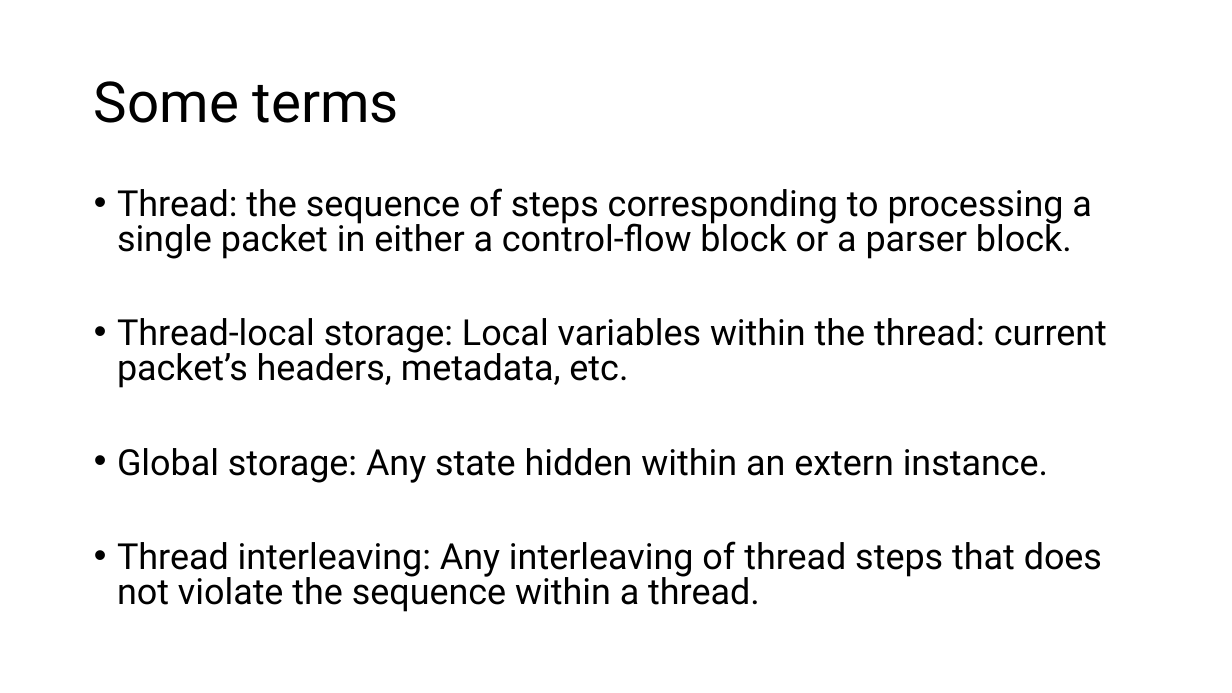
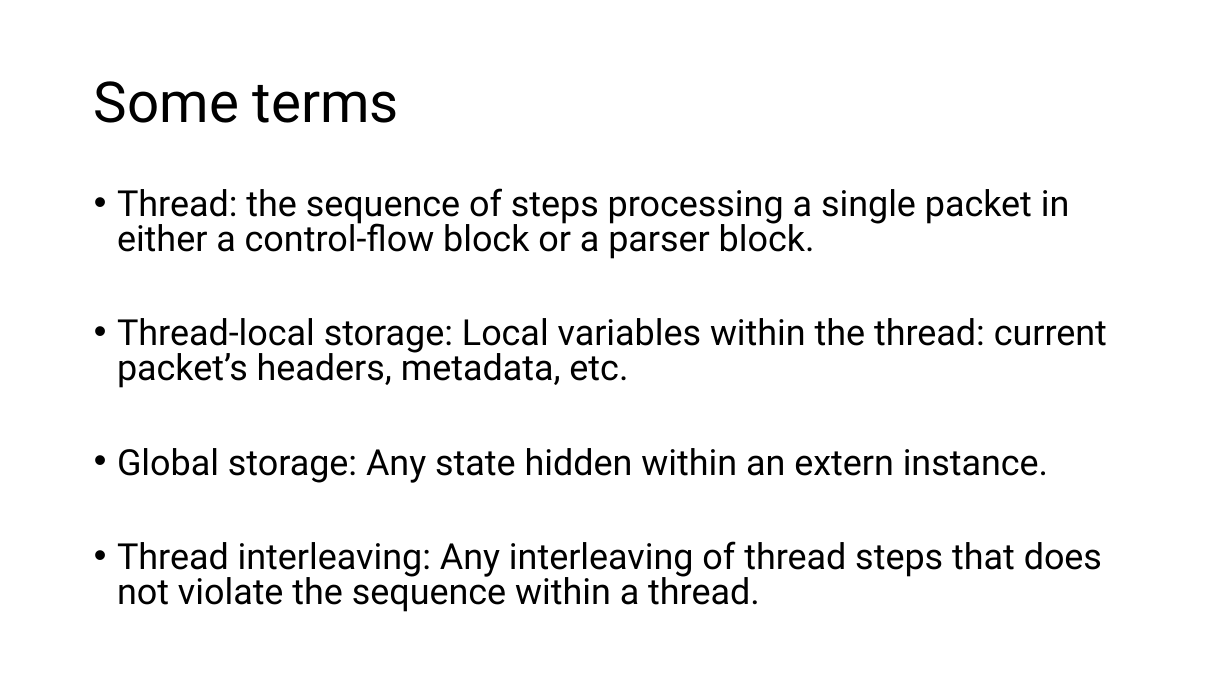
Before and after one commit to anirudhSK/p4-concurrency, a slide deck: slide 3 of p4_concurrency.pptx. Drawn at 1232x693 pixels with LibreOffice and Linux fonts; fonts in the diff are those of the drawing. Boxes give left, top, right and bottom in pixels: in the first picture for what was removed or moved away, otherwise in the second. Text is boxed around its words. In the diff, an @@ line names an element or a change of style, - is before the commit and + after.

```diff
--- a/p4_concurrency.pptx
+++ b/p4_concurrency.pptx
@@ text at [117, 188, 1070, 259]: text changed @@
-• Thread: the sequence of steps corresponding to processing a single packet in either a control-flow block or a parser block.
+• Thread: the sequence of steps processing a single packet in either a control-flow block or a parser block.
```
Also in this commit, not shown: 8 other slides changed, 1 slide added, 1 other file.
